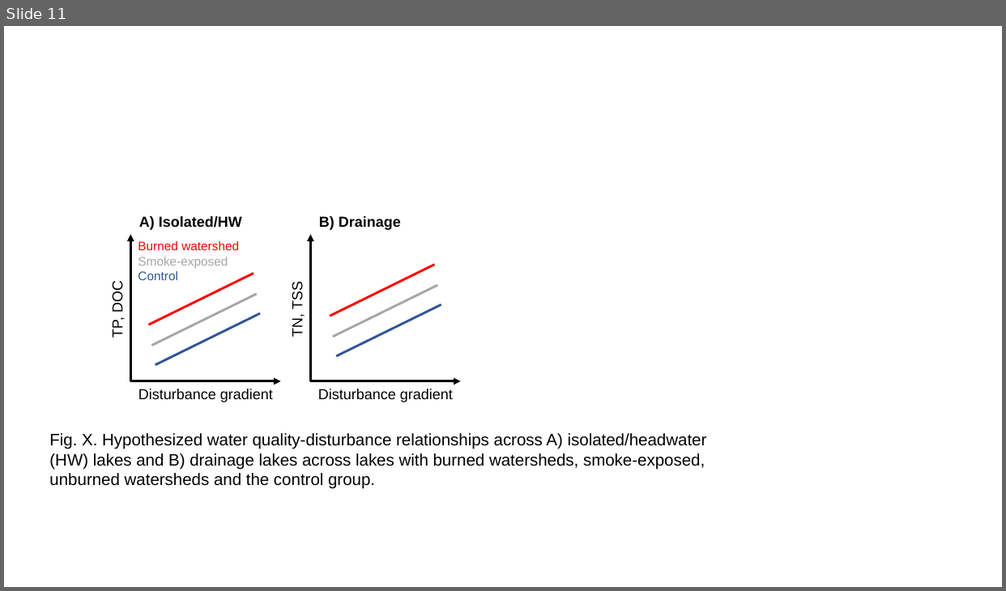
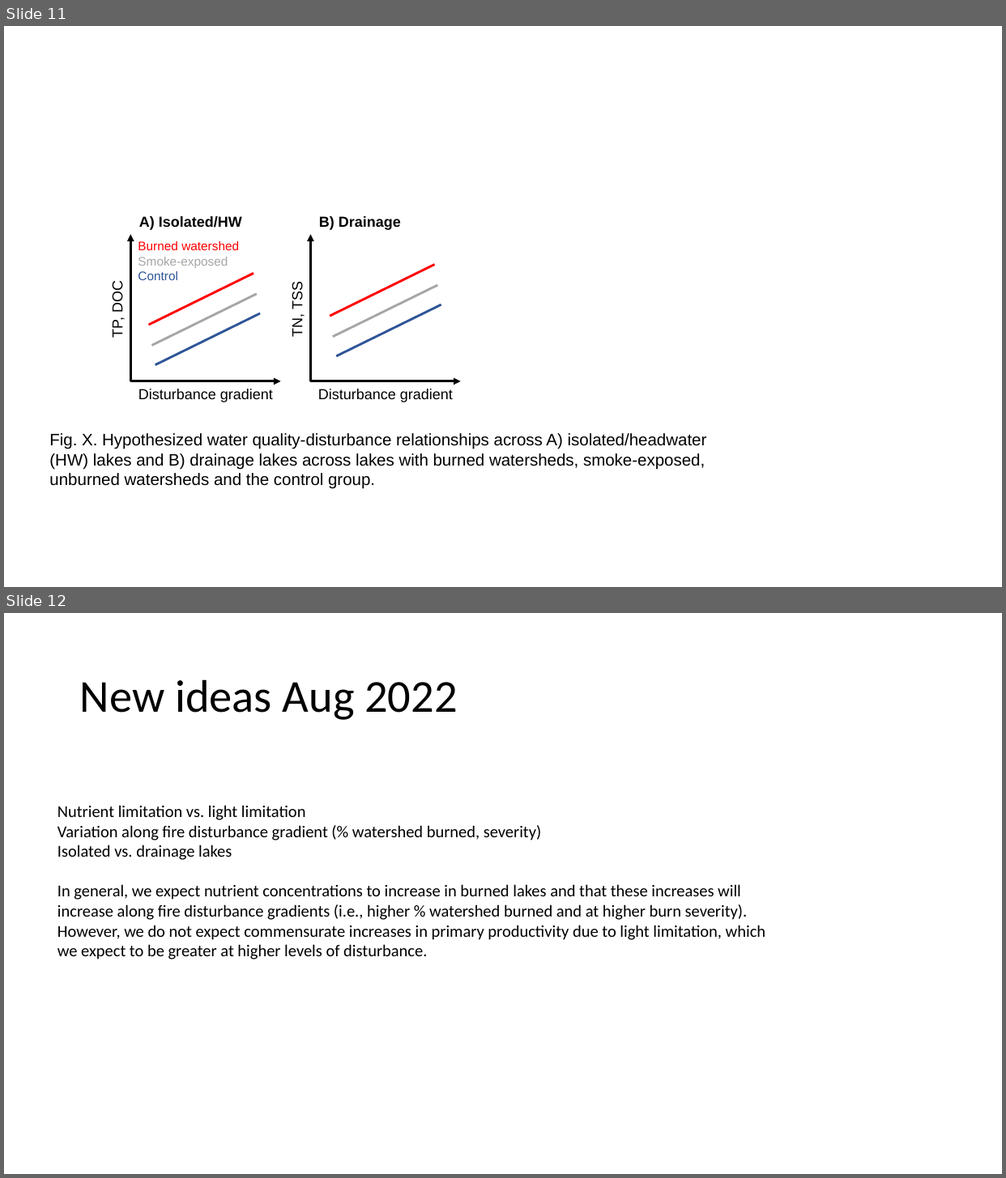
Before and after one commit to cont-limno/SplashNBurn, a slide deck: Figures/Conceptual.pptx. Shown one above the other, each under a label of ours: slide 11 before the commit, slides 11 and 12 after it. The pictures are 1006x591 and 1006x1178 pixels, drawn with LibreOffice and Linux fonts; fonts in the diff are those of the drawing. Boxes give left, top, right and bottom in pixels: in the first picture for what was removed or moved away, otherwise in the second. Text is boxed around its words. In the diff, an @@ line names an element or a change of style, - is before the commit and + after.

```diff
--- a/Figures/Conceptual.pptx
+++ b/Figures/Conceptual.pptx
@@ slide 12 added at box(4, 613, 1002, 1174), background #FFFFFF @@
@@ title added at box(80, 679, 457, 720), 44 pt, text #000000 @@
+New ideas Aug 2022
@@ text added at box(57, 805, 766, 960), 16 pt, text #000000 @@
+Nutrient limitation vs. light limitation
+Variation along fire disturbance gradient (% watershed burned, severity)
+Isolated vs. drainage lakes
+In general, we expect nutrient concentrations to increase in burned lakes and that these increases will increase along fire disturbance gradients (i.e., higher % watershed burned and at higher burn severity). However, we do not expect commensurate increases in primary productivity due to light limitation, which we expect to be greater at higher levels of disturbance.
```
Also in this commit, not shown: 2 other slides added, 10 other files.
